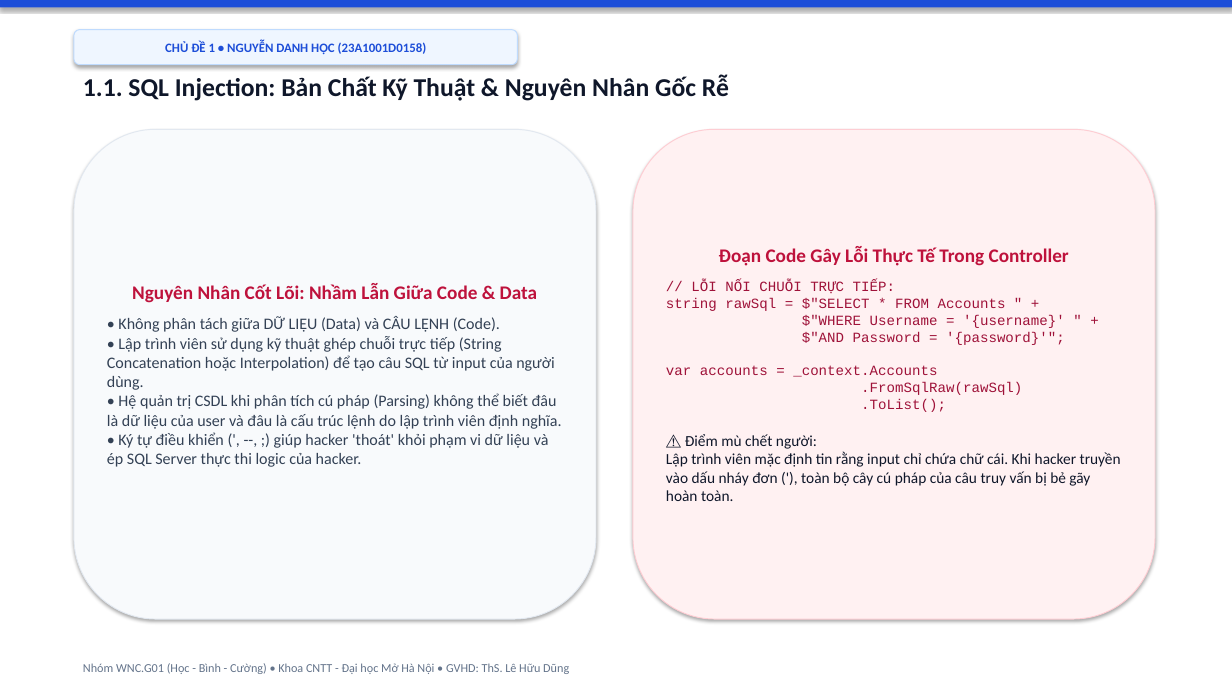
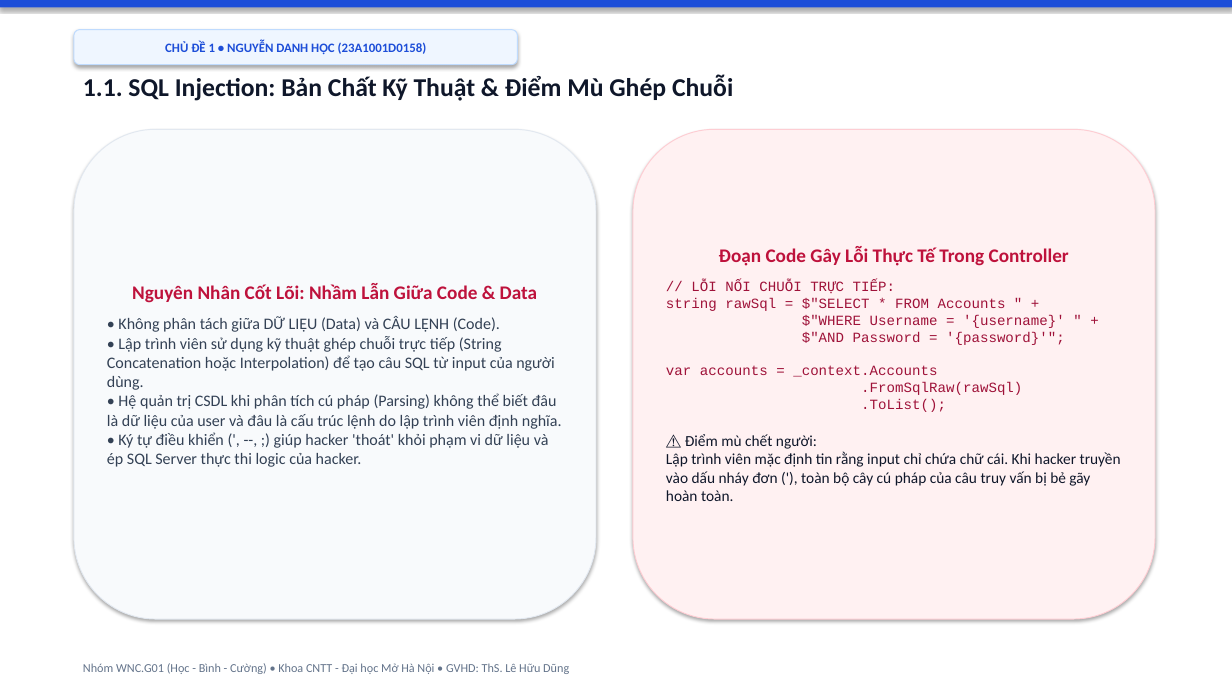
Before and after one commit to hocjsoo/OWASP_Demo, a slide deck: slide 3 of Slide_OWASP_Top3_Nhom_WNC_G01.pptx. Drawn at 1232x693 pixels with LibreOffice and Linux fonts; fonts in the diff are those of the drawing. Boxes give left, top, right and bottom in pixels: in the first picture for what was removed or moved away, otherwise in the second. Text is boxed around its words. In the diff, an @@ line names an element or a change of style, - is before the commit and + after.

```diff
--- a/Slide_OWASP_Top3_Nhom_WNC_G01.pptx
+++ b/Slide_OWASP_Top3_Nhom_WNC_G01.pptx
@@ text at (83,75,733,101): text changed @@
-1.1. SQL Injection: Bản Chất Kỹ Thuật & Nguyên Nhân Gốc Rễ
+1.1. SQL Injection: Bản Chất Kỹ Thuật & Điểm Mù Ghép Chuỗi
```
Also in this commit, not shown: 9 other slides changed, 6 slides added, 2 other files.
